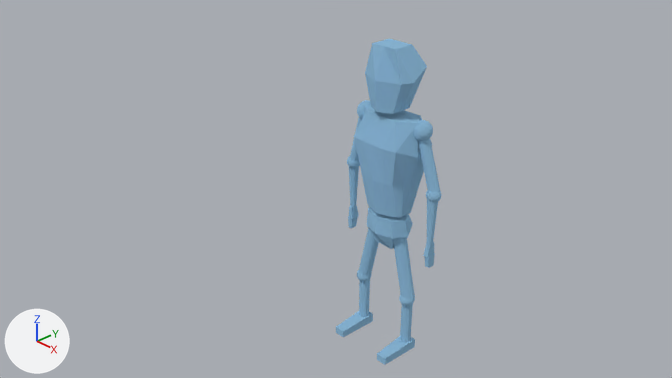
An edit to the Blender file blender/male_robot.blend, drawn before and after from the same camera.
Rendered twice from the file's camera 'Camera'. Lighting does not change. The marker at lower left points along +X, +Y and +Z.

The first picture shows 'Arm Lower L', 'Arm Lower R', 'Arm Upper L', 'Arm Upper R', 'Body', 'Elbow L', 'Elbow R', 'Fingers L', 'Fingers R', 'Foot L', 'Foot R', 'Hand L', 'Hand R', 'Head', 'Hip L', 'Knee L', 'Knee R', 'Pelvis', 'Shin L', 'Shin R', 'Shoulder L', 'Shoulder R', 'Thigh L', 'Thigh R'.
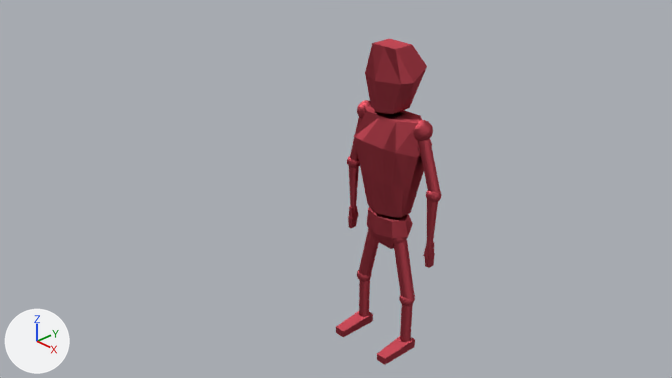
The newer file is also turned or shifted as a whole; pictures and numbers use the older file's frame.

Changed parts and their boxes [x1, y1, x2, y2] in the pictures (672 x 378 px):
'Body', recoloured, surface changed (blue to red)
    both: [354, 105, 432, 217]
'Head', recoloured, surface changed (blue to red)
    both: [365, 39, 427, 114]
'Pelvis', recoloured, surface changed (blue to red)
    both: [367, 207, 413, 249]
'Thigh L', recoloured, surface changed (blue to red)
    both: [394, 239, 415, 299]
'Arm Upper L', recoloured, surface changed (blue to red)
    both: [418, 139, 440, 192]
'Foot L', recoloured, surface changed (blue to red)
    both: [377, 336, 415, 365]
'Thigh R', recoloured, surface changed (blue to red)
    both: [359, 228, 379, 276]
'Foot R', recoloured, surface changed (blue to red)
    both: [336, 311, 373, 337]
'Shin L', recoloured, surface changed (blue to red)
    both: [400, 304, 413, 342]
'Arm Lower L', recoloured, surface changed (blue to red)
    both: [427, 200, 438, 249]
'Shin R', recoloured, surface changed (blue to red)
    both: [359, 279, 370, 317]
'Arm Lower R', recoloured, surface changed (blue to red)
    both: [349, 167, 359, 212]
'Shoulder L', recoloured, surface changed (blue to red)
    both: [414, 120, 433, 141]
'Arm Upper R', recoloured, surface changed
    both: [350, 117, 362, 161]
'Elbow L', recoloured, surface changed
    both: [426, 190, 441, 202]
'Shoulder R', recoloured, surface changed
    both: [357, 100, 371, 119]
'Knee L', recoloured, surface changed
    both: [399, 294, 415, 306]
'Fingers L', recoloured, surface changed
    both: [424, 253, 435, 268]
'Elbow R', recoloured, surface changed
    both: [347, 156, 360, 168]
'Hand L', recoloured, surface changed
    both: [423, 242, 435, 258]
'Knee R', recoloured, surface changed
    both: [357, 270, 371, 282]
'Hand R', recoloured, surface changed
    both: [349, 206, 359, 220]
'Fingers R', recoloured, surface changed
    both: [348, 215, 358, 228]
'Hip L', recoloured, surface changed
    both: [392, 238, 407, 245]

What changed in the scene script:
```text
Change mat_toon:
    where n1 = _N.new('ShaderNodeBsdfToon'); n1.name = 'Toon BSDF'
    n1.inputs[0].default_value: (0.377, 0.702, 1.0, 1.0) -> (0.855, 0.105, 0.145, 1.0)  # 'Color', blue #a5daff -> 'Color', red #ee5b6a
    n1.inputs[1].default_value: 0.439 -> 0.157  # 'Size'
    n1.inputs[2].default_value: 0.974 -> 0.328  # 'Smooth'
```
